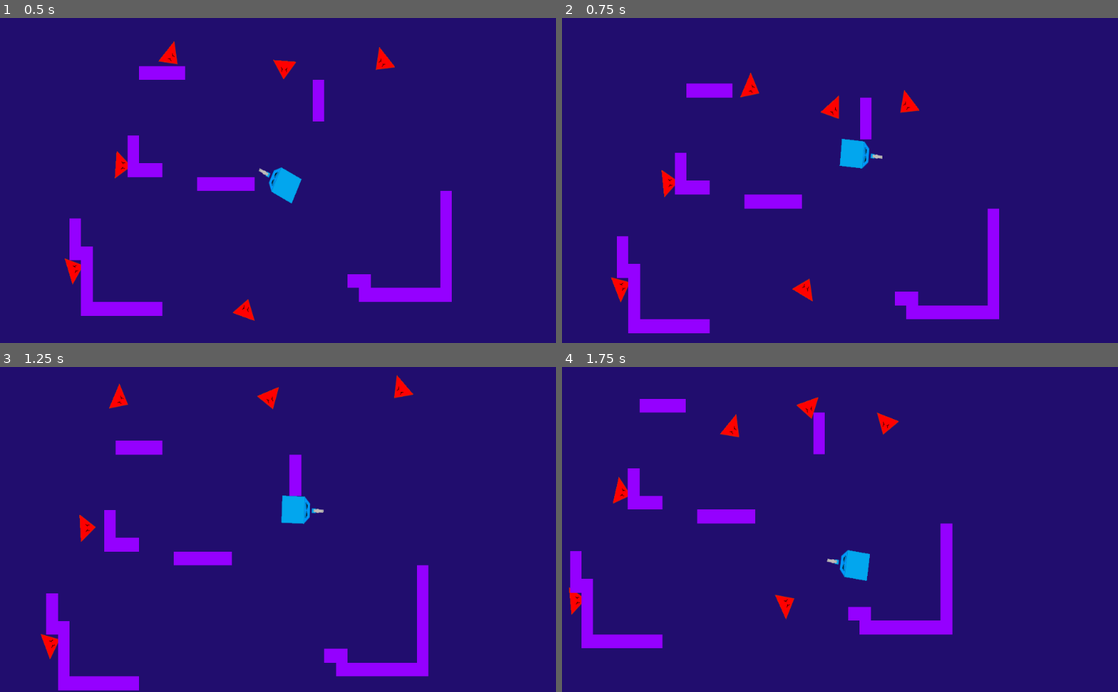
Above: before the commit, frames 1-4 (two rows, left to right).
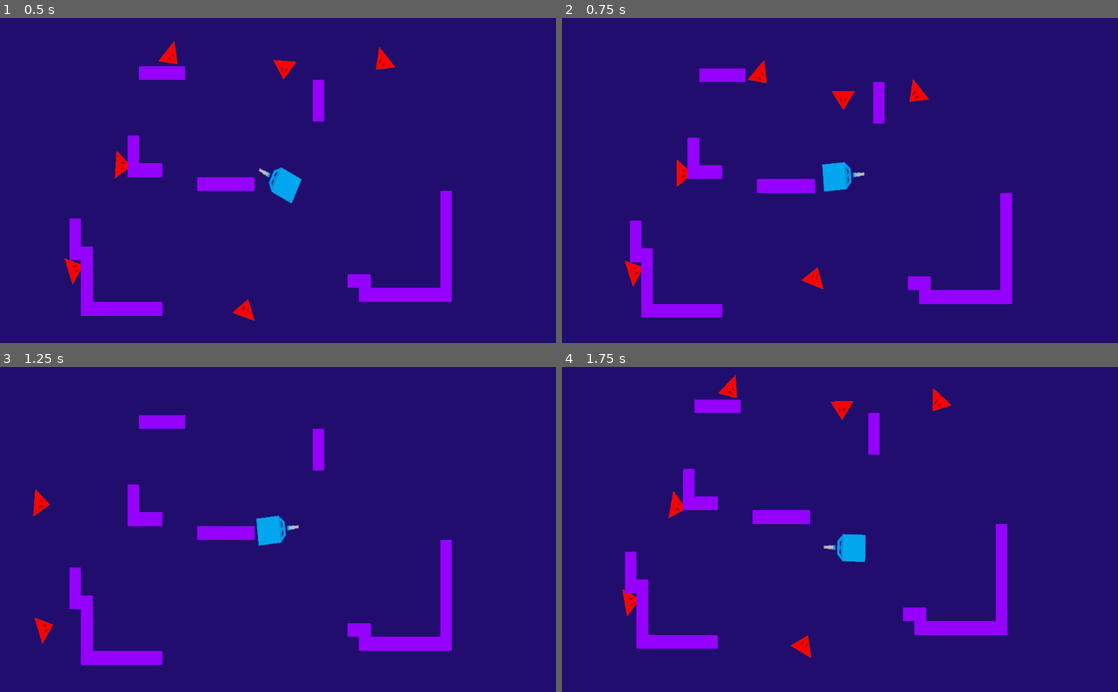
Above: after the commit, the same moments.

Repository: chaco470/CubeCrawler
Game: Godot game, scene res://Assets/Scenes/World.tscn
Two runs of this game, one before a commit and one after it. Both use one fixed random seed, a clock stepped at 60 frames per second and the inputs below.
Inputs (mouse positions are in pixels of both pictures, inside the frame that each line leads up to):
- Up to frame 1 (0.5 s): no input
- Up to frame 2 (0.75 s): move the mouse to (962, 164) at 0.52 s; hold Up (_up) from 0.53 s (still down); hold Right (_rigth) from 0.53 s (still down)
- Up to frame 3 (1.25 s): keep holding Up (_up); keep holding Right (_rigth)
- Up to frame 4 (1.75 s): move the mouse to (728, 545) at 1.27 s; release Up (_up) at 1.28 s; release Right (_rigth) at 1.28 s; hold Down (_down) from 1.28 s (still down); click (728, 545) at 1.35 s; tap Right (_rigth) at 1.55 s

Frame 1 is identical in both runs. In frame 2, 11% of the frame differs, in the area x 8-81%, y 13-98%; in frame 3, 10%; in frame 4, 9.9%.

Commit message:
movementfixed

Diff:
--- a/Assets/Scripts/Player.gd
+++ b/Assets/Scripts/Player.gd
@@ -1,24 +1,48 @@
 extends KinematicBody2D
 
 export (float) var speed = 500
+var max_speed = 500
 export (PackedScene) var bullet:PackedScene
 onready var bullet_spawn = $BulletSpawn
+
+var acceleration = 1000
+var motion = Vector2.ZERO
 
 func _ready():
 	pass # Replace with function body.
 
 func _physics_process(delta):
-	var motion = Vector2()
-	motion.y = int(Input.is_action_pressed("_down")) - int(Input.is_action_pressed("_up"))
-	motion.x = int(Input.is_action_pressed("_rigth")) - int(Input.is_action_pressed("_left"))
+	var axis = get_input_axis()
+	if axis == Vector2.ZERO:
+		apply_friction(acceleration * delta)
+	else:
+		applymovement(axis * acceleration *delta)
+	motion = move_and_slide(motion)
 
-	motion.normalized()
-	motion = move_and_slide(motion * speed)
+
+
 
 	look_at(get_global_mouse_position())
 
 	if Input.is_action_just_pressed("LMB"):
 		fire()
+func get_input_axis():
+	var axis = Vector2.ZERO
+	axis.x = int(Input.is_action_pressed("_rigth")) - int(Input.is_action_pressed("_left"))
+	axis.y = int(Input.is_action_pressed("_down")) - int(Input.is_action_pressed("_up"))
+	return axis.normalized()
+
+
+func apply_friction(amount):
+	if motion.length() > amount:
+		motion -= motion.normalized() * amount
+	else:
+		motion = Vector2.ZERO
+
+func applymovement(acceletarion):
+	motion += acceletarion
+	motion = motion.clamped(max_speed)
+
 
 func fire():
 	var bullet_instance = bullet.instance()
